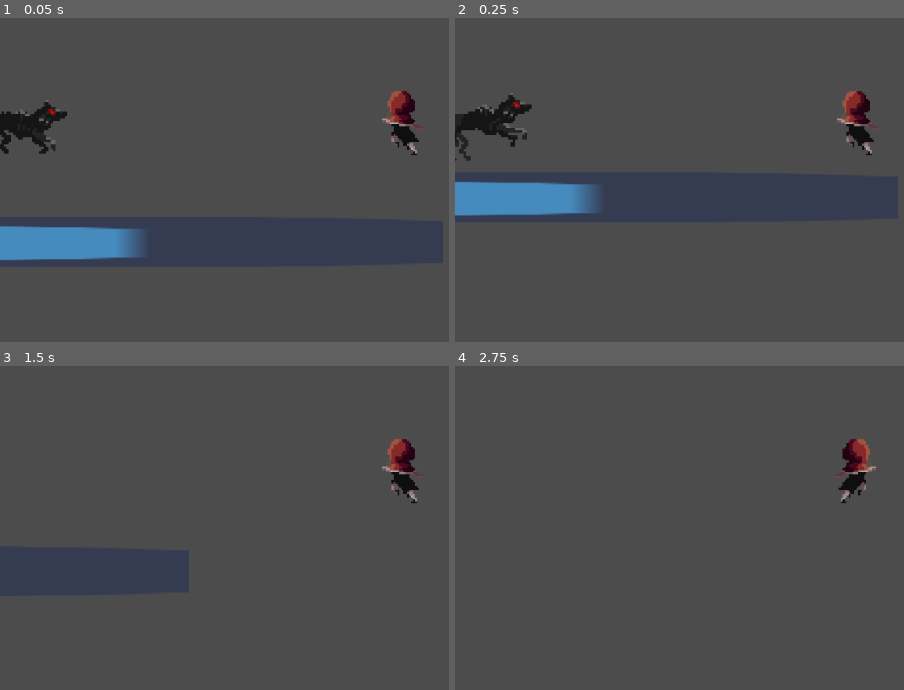
Above: before the commit, frames 1-4 (two rows, left to right).
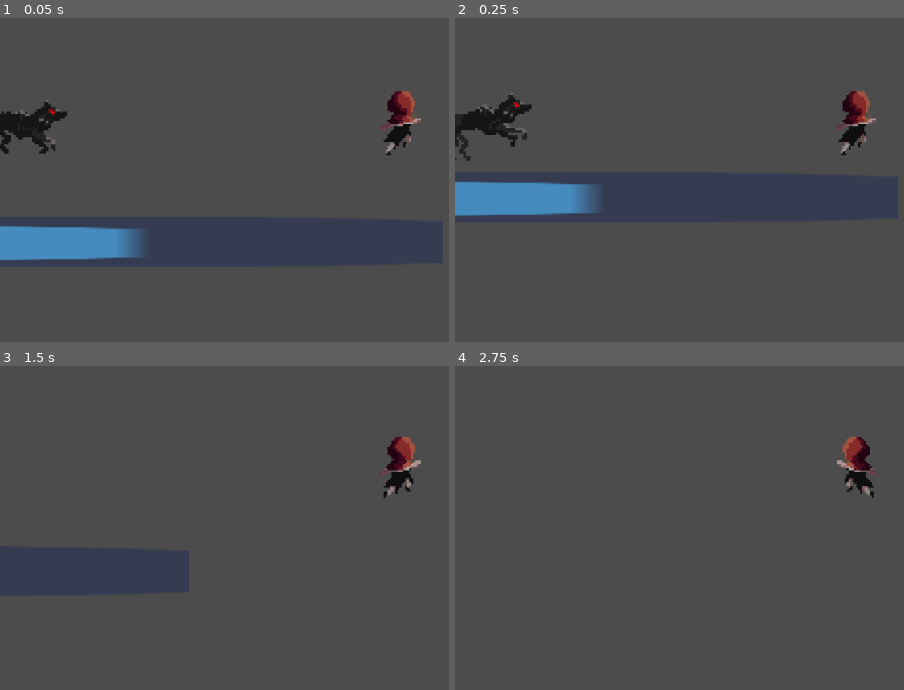
Above: after the commit, the same moments.

Repository: beldonholt/YourMum
Game: Godot game, scene res://TestLevelMovement.tscn
Two runs of this game, one before a commit and one after it. Both use one fixed random seed, a clock stepped at 60 frames per second and the inputs below. The engine's default icon, where the game draws it, is replaced by a stand-in: a white triangle on a blue panel in a dark square.
Inputs:
- Up to frame 1 (0.05 s): no input
- Up to frame 2 (0.25 s): no input
- Up to frame 3 (1.5 s): hold D (right) from 0.53 s (still down); tap W (jump) at 0.6, 0.77, 1.07 s; tap Shift (run) at 1.35 s
- Up to frame 4 (2.75 s): tap W (jump) at 1.52, 1.55, 1.82, 2.1 s; release D (right) at 2.03 s; hold A (left) from 2.03 s (still down)

The runs differ from the first frame. In frame 1, 0.8% of the frame differs, in the area x 84-94%, y 22-43%; in frame 2, 0.8%; in frame 3, 0.9%, in the area x 84-94%, y 21-43%; in frame 4, 0.9%.

Commit message:
Animation Update
Updated the animations need to fix the jump animation though

Diff:
--- a/Lvl 3 Main progect/Player.gd
+++ b/Lvl 3 Main progect/Player.gd
@@ -28,7 +28,7 @@
 	if Input.is_action_pressed("right"):
 		#moves the player by the constant speed to the right
 		velocity.x = SPEED +SpeedBonus
-		#$Sprite.play("Walk")
+		$AnimationPlayer.play("Walk")
 		get_node( "Sprite" ).set_flip_h( false )
 		SpriteDireaction = false
 		#print("move right")
@@ -37,7 +37,7 @@
 	#Checks id "A" is pressed
 	elif Input.is_action_pressed("left"):
 		velocity.x = -SPEED -SpeedBonus
-		#$Sprite.play("Walk")
+		$AnimationPlayer.play("Walk")
 		get_node( "Sprite" ).set_flip_h( true )
 		SpriteDireaction = true
 		#print("move left")
@@ -53,12 +53,20 @@
 	if Input.is_action_just_pressed("jump") and is_on_floor():
 		velocity.y = JUMPFORCE
 
+		$AnimationPlayer.play("Jump")
 	if Input.is_action_just_pressed("jump") and is_on_floor() == false and Jumps == 1:
 		velocity.y = JUMPFORCE
+		$AnimationPlayer.play("Jump")
 		Jumps = Jumps -1
 	if is_on_floor():
 		Jumps = 1
 
+	if velocity.y < 0 :
+			print("jumping")
+			$AnimationPlayer.play("Jump")
+	elif is_on_floor() == false:
+			print("falling")
+			$AnimationPlayer.play("Jump")
 	#means it wont constantly move down even on an object
 	#defines witch way is up so that the player can jump
 	velocity = move_and_slide(velocity,Vector2.UP)
--- a/Lvl 3 Main progect/Player.tscn
+++ b/Lvl 3 Main progect/Player.tscn
@@ -33,7 +33,7 @@
 
 [node name="Sprite" type="Sprite" parent="."]
 position = Vector2( 1.78177, -36.0814 )
-scale = Vector2( 2.5, 2.5 )
+scale = Vector2( -2.5, 2.5 )
 texture = ExtResource( 1 )
 hframes = 12
 vframes = 11
@@ -62,6 +62,7 @@
 current = true
 
 [node name="AnimationPlayer" type="AnimationPlayer" parent="."]
+playback_speed = 2.0
 anims/Jump = SubResource( 3 )
 anims/Walk = SubResource( 4 )
 
